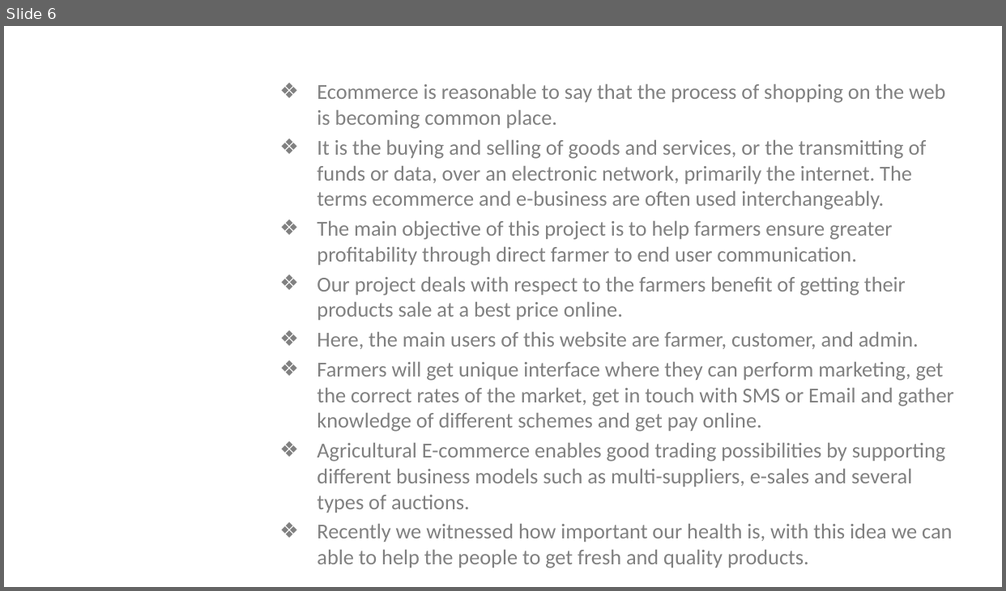
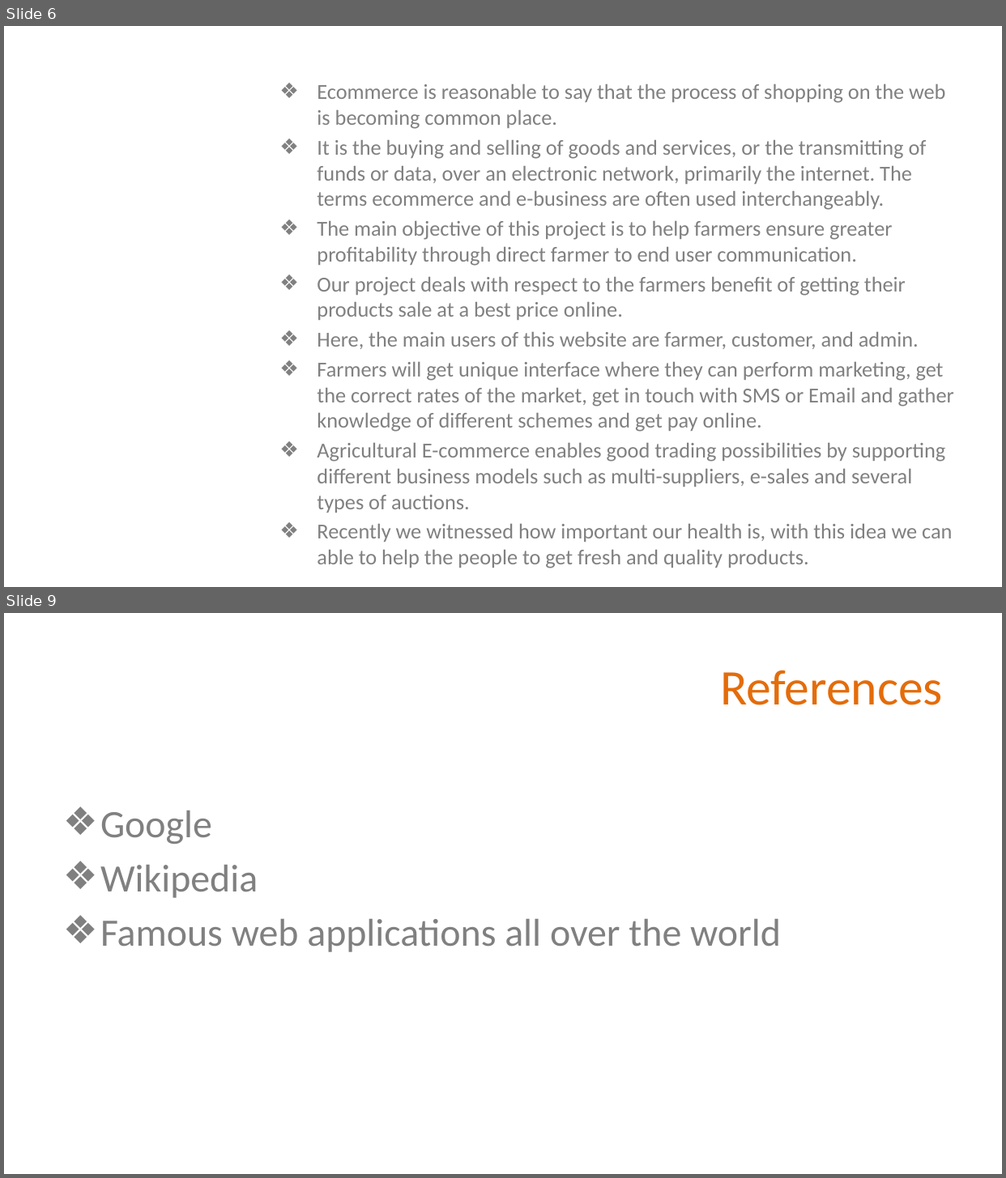
Before and after one commit to vamsi-03/project, a slide deck: project review 1.pptx. Shown one above the other, each under a label of ours: slide 6 before the commit, slides 6 and 9 after it; the slides between them are not shown. The pictures are 1006x591 and 1006x1178 pixels, drawn with LibreOffice and Linux fonts; fonts in the diff are those of the drawing; background and template pictures are left out. Boxes give left, top, right and bottom in pixels: in the first picture for what was removed or moved away, otherwise in the second. Text is boxed around its words. In the diff, an @@ line names an element or a change of style, - is before the commit and + after.

```diff
--- a/project review 1.pptx
+++ b/project review 1.pptx
@@ slide 9 added at [4, 613, 1002, 1174], background picture (left out) @@
@@ title added at [720, 670, 943, 705], 36 pt, text #E46C0A @@
+References
@@ text added at [100, 811, 781, 952], 28 pt, text #808080 @@
+❖ Google
+❖ Wikipedia
+❖ Famous web applications all over the world
```
Also in this commit, not shown: 1 slide changed, 2 other slides added, 1 slide removed.
